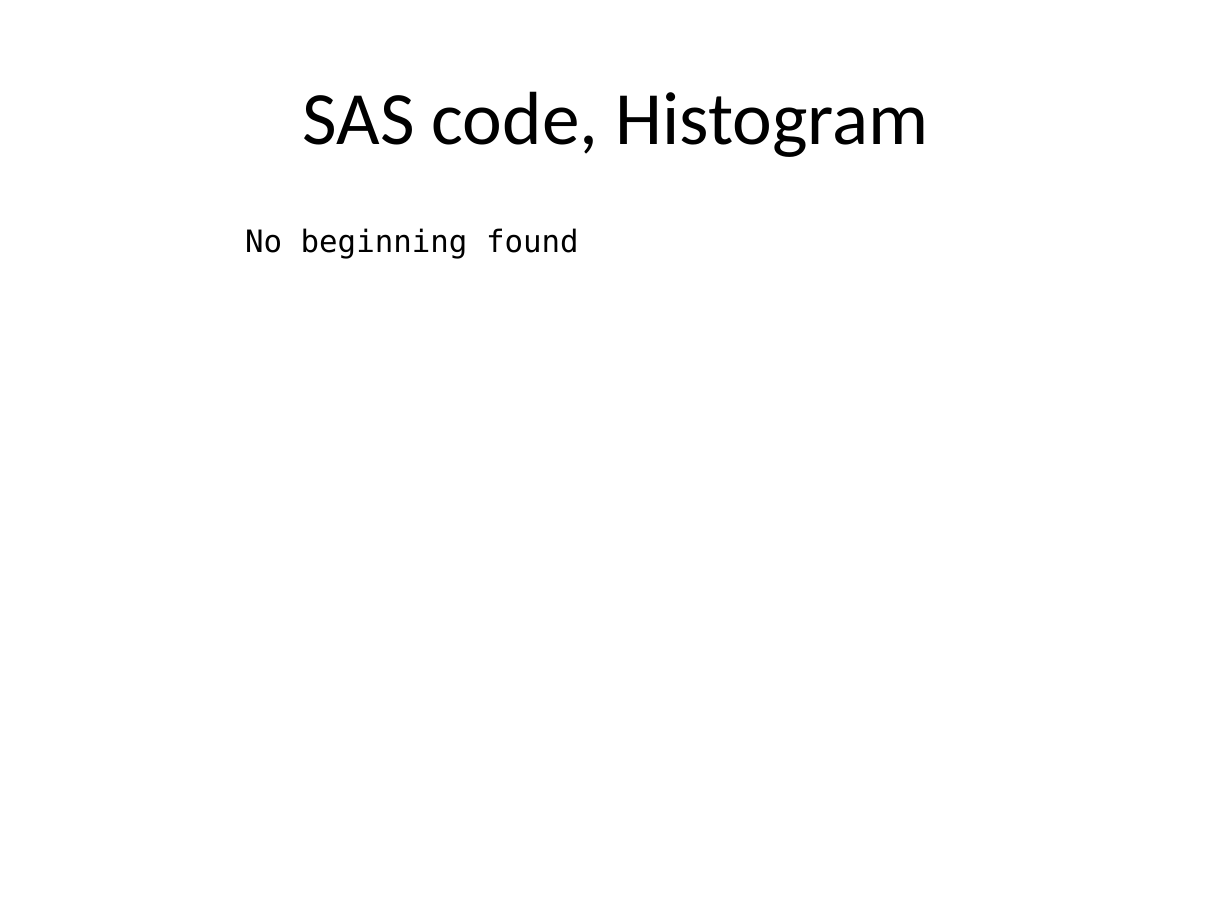
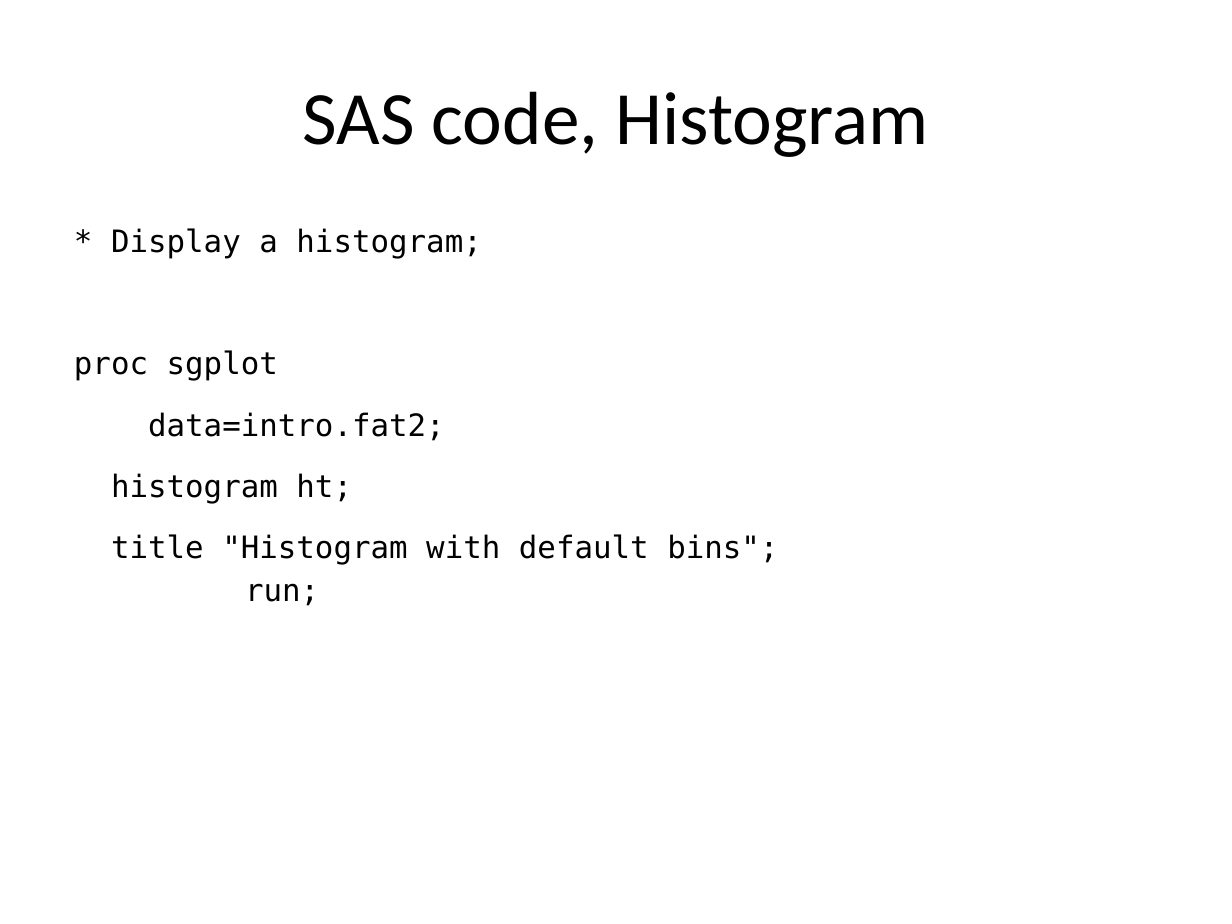
Before and after one commit to pmean/introduction-to-SAS, a slide deck: slide 36 of results/m02-slides-and-speaker-notes.pptx. Drawn at 1232x924 pixels with LibreOffice and Linux fonts; fonts in the diff are those of the drawing. Boxes give left, top, right and bottom in pixels: in the first picture for what was removed or moved away, otherwise in the second. Text is boxed around its words. In the diff, an @@ line names an element or a change of style, - is before the commit and + after.

Commit message:
Updated m01-course-introduction

```diff
--- a/results/m02-slides-and-speaker-notes.pptx
+++ b/results/m02-slides-and-speaker-notes.pptx
@@ text at (x1=74, y1=228, x2=778, y2=606): text changed @@
-No beginning found
+* Display a histogram;
+proc sgplot
+data=intro.fat2;
+histogram ht;
+title "Histogram with default bins";
+run;
```
Also in this commit, not shown: 13 other slides changed, 1 slide added, 1 slide removed, 24 other files.
